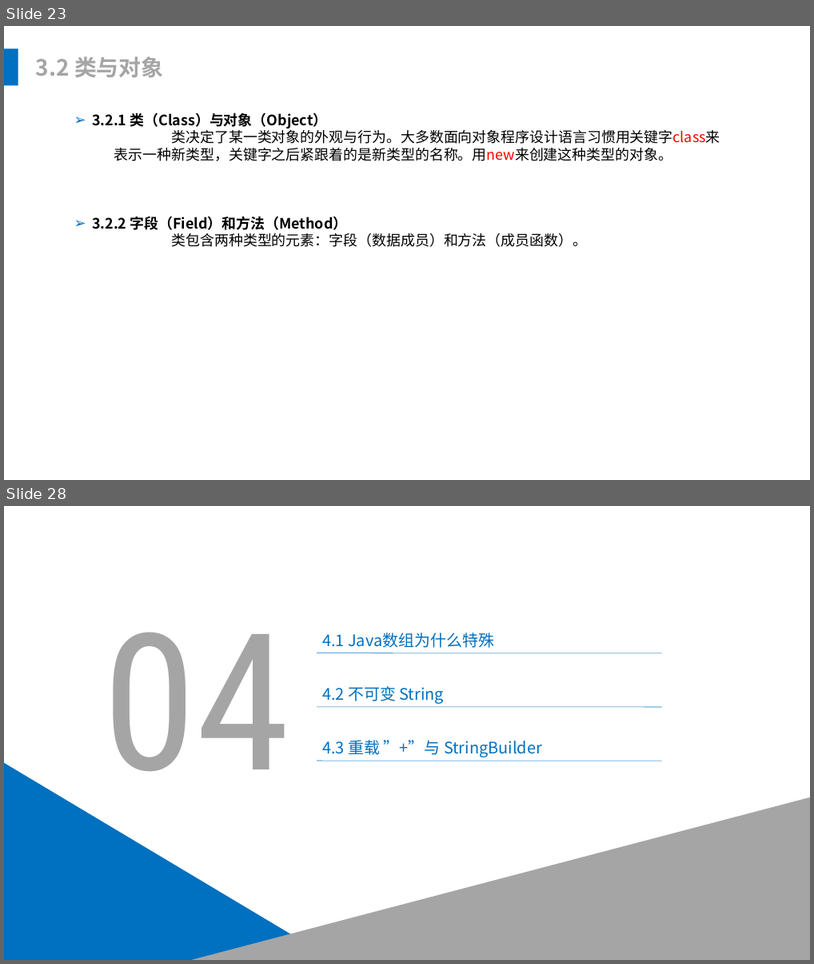
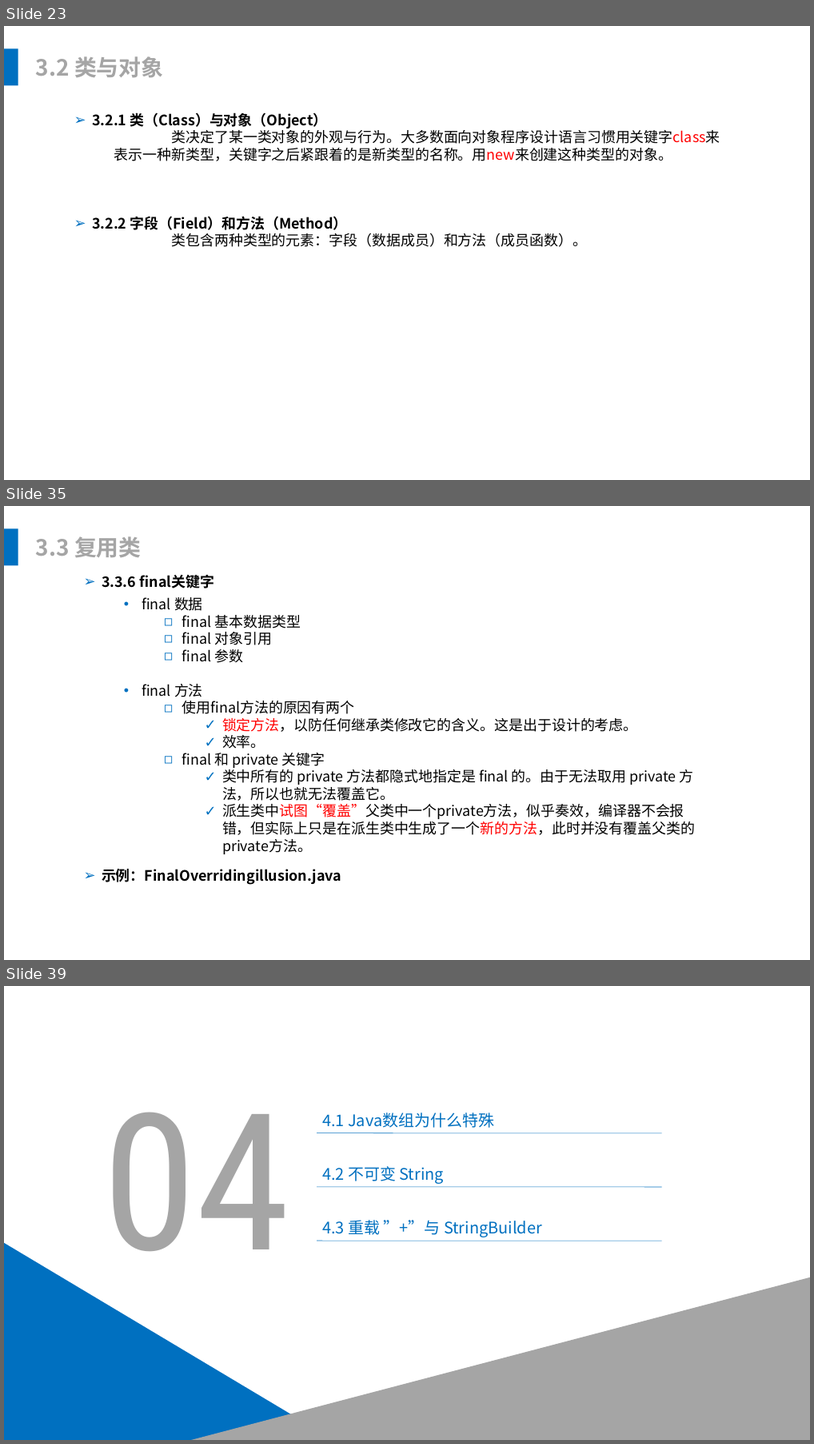
Before and after one commit to leonliu06/JavaTrainning, a slide deck: Java培训.pptx. Shown one above the other, each under a label of ours: slides 23 and 28 before the commit, slides 23, 35 and 39 after it; the slides between them are not shown. The pictures are 814x964 and 814x1444 pixels, drawn with LibreOffice and Linux fonts; fonts in the diff are those of the drawing. Boxes give left, top, right and bottom in pixels: in the first picture for what was removed or moved away, otherwise in the second. Text is boxed around its words. In the diff, an @@ line names an element or a change of style, - is before the commit and + after.

```diff
--- a/Java培训.pptx
+++ b/Java培训.pptx
@@ slide 35 added at (4,506,810,960), background #FFFFFF @@
@@ rectangle added at (4,529,18,566), fill #0070C0 @@
@@ text added at (36,536,142,557), 28 pt, text #A5A5A5, bold @@
+3.3 复用类
@@ text added at (102,575,214,588), 18 pt, text #000000, bold @@
+➢ 3.3.6 final关键字
@@ text added at (142,597,695,854), 18 pt, text #000000 @@
+  • final 数据
+    ◻ final 基本数据类型
+    ◻ final 对象引用
+    ◻ final 参数
+  • final 方法
+    ◻ 使用final方法的原因有两个
+      ✓ 锁定方法，以防任何继承类修改它的含义。这是出于设计的考虑。
+      ✓ 效率。
+    ◻ final 和 private 关键字
+      ✓ 类中所有的 private 方法都隐式地指定是 final 的。由于无法取用 private 方法，所以也就无法覆盖它。
+      ✓ 派生类中试图“覆盖”父类中一个private方法，似乎奏效，编译器不会报错，但实际上只是在派生类中生成了一个新的方法，此时并没有覆盖父类的private方法。
@@ text added at (102,868,342,884), 18 pt, text #000000, bold @@
+➢ 示例：FinalOverridingillusion.java
@@ what was slide 28 is now slide 39 @@
```
Also in this commit, not shown: 7 slides changed, 10 other slides added, 1 other file.
